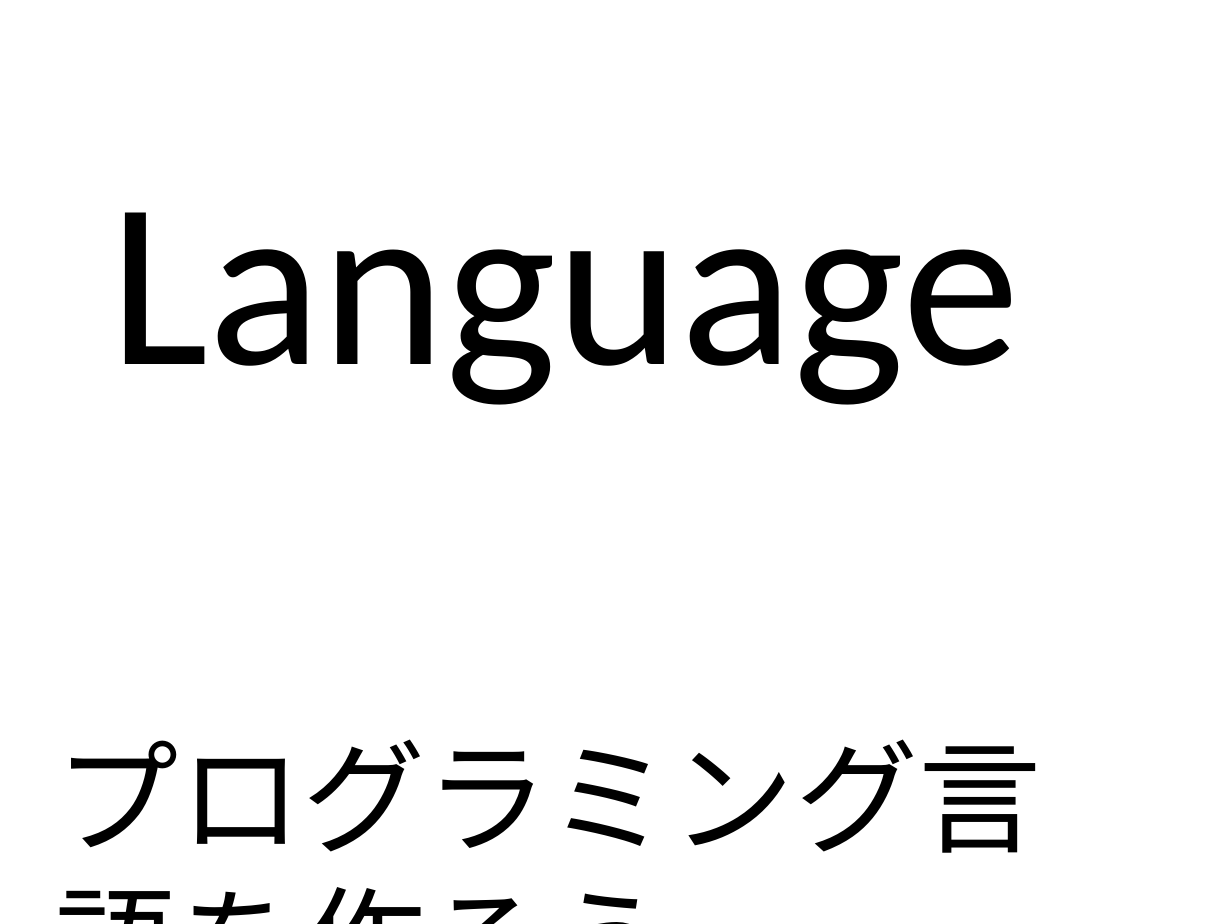
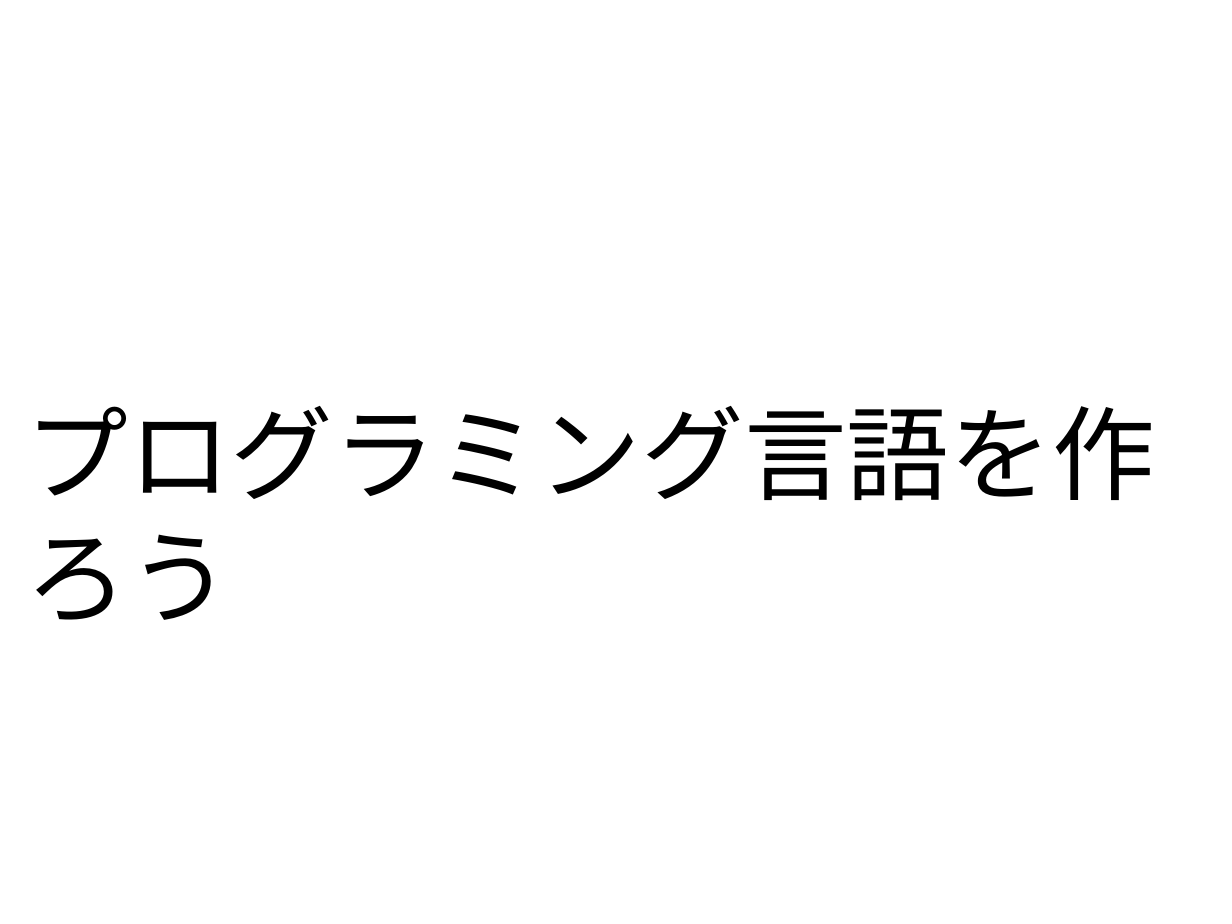
Before and after one commit to class-snct-rikitakelab/Understanding-Computation, a slide deck: slide 3 of material/expression_script.pptx (slide 2 before the commit). Drawn at 1232x924 pixels with LibreOffice and Linux fonts; fonts in the diff are those of the drawing. Boxes give left, top, right and bottom in pixels: in the first picture for what was removed or moved away, otherwise in the second. Text is boxed around its words. In the diff, an @@ line names an element or a change of style, - is before the commit and + after.

```diff
--- a/material/expression_script.pptx
+++ b/material/expression_script.pptx
@@ text at (x1=109, y1=212, x2=1020, y2=405): paragraph removed @@
-Language
@@ text "プログラミング言語を作ろう" moved from (x1=56, y1=212, x2=1042, y2=853) to (x1=26, y1=406, x2=1156, y2=620) @@
@@ text "プログラミング言語を作ろう" at (x1=26, y1=406, x2=1156, y2=620): size 72 to 60 pt; less space between paragraphs @@
```
Also in this commit, not shown: 1 slide added, 1 other file.
